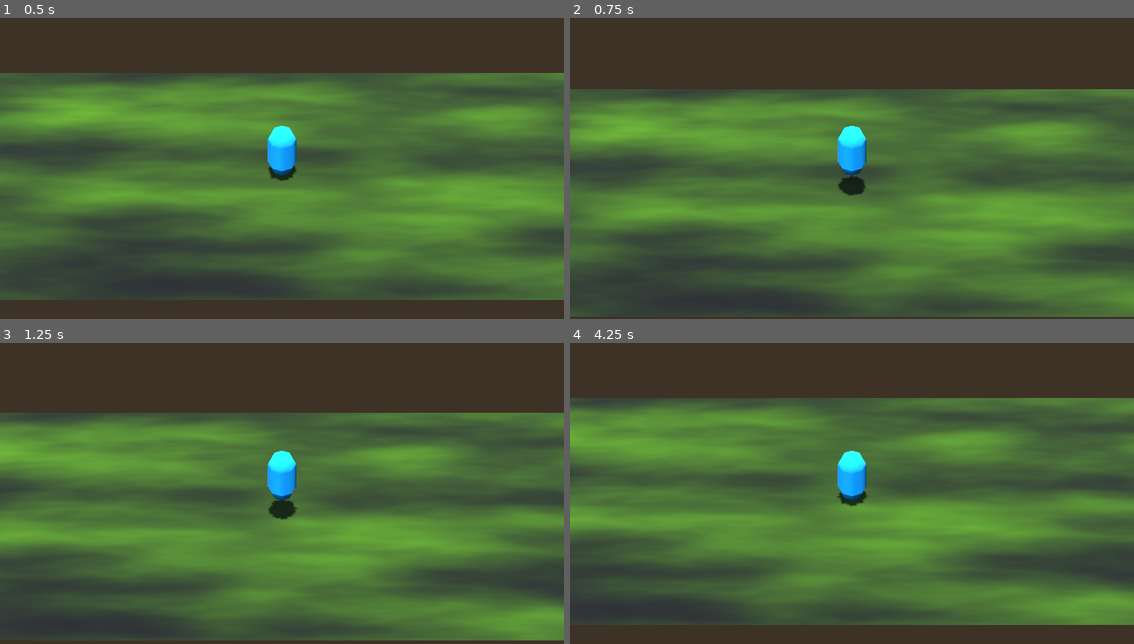
Above: before the commit, frames 1-4 (two rows, left to right).
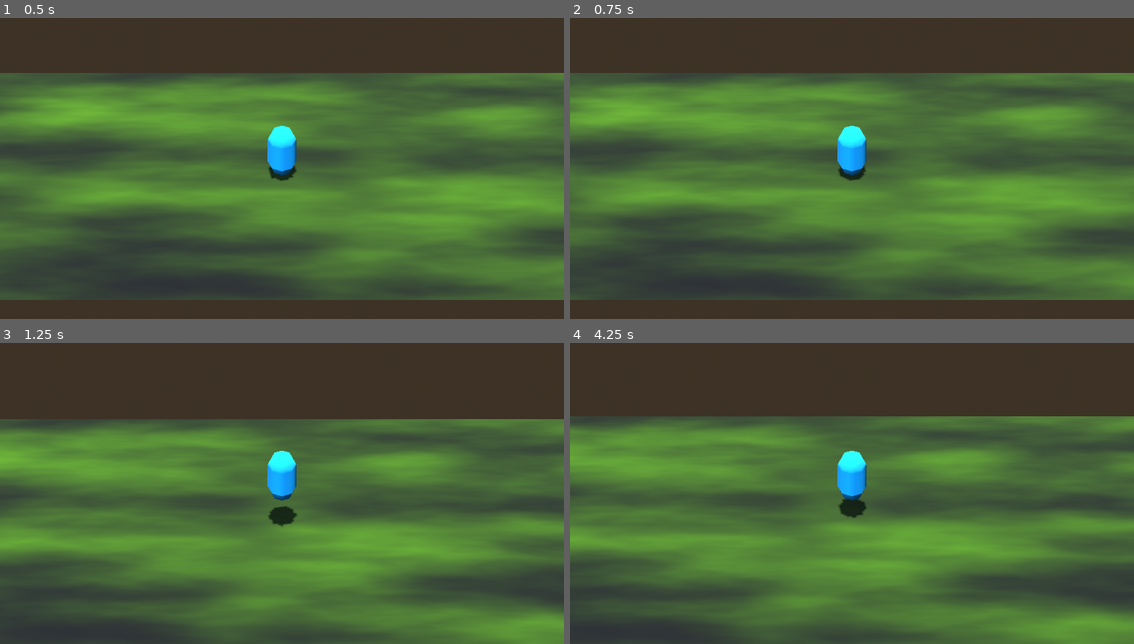
Above: after the commit, the same moments.

Repository: samthesoup/Com-419-Project
Game: Godot game, scene res://main.tscn
Same seed, same stepped clock (60 frames per second), same inputs: the game is played once before the commit and once after it.
Inputs:
- Up to frame 1 (0.5 s): no input
- Up to frame 2 (0.75 s): tap Enter (ui_accept) at 0.5, 0.6 s; hold Right (ui_right) from 0.53 s (still down)
- Up to frame 3 (1.25 s): keep holding Right (ui_right); tap Z (in_jump) at 0.77, 0.8, 1.07 s
- Up to frame 4 (4.25 s): release Right (ui_right) at 1.28 s; hold Down (ui_down) 1.28-2.03 s; tap Z (in_jump) at 1.35, 1.52, 1.82, 2.3, 3.02, 3.32, 3.6, 3.77, 4.07 s; tap Enter (ui_accept) at 1.55, 2.1, 2.85 s; hold Right (ui_right) 2.03-2.78 s; hold Up (ui_up) 2.78-3.53 s; hold Left (ui_left) from 3.53 s (still down)

Frame 1 is identical in both runs. In frame 2, 35% of the frame differs, in the area x 0-100%, y 18-100%; in frame 3, 10%; in frame 4, 41%.

Commit message:
improved player physics

Diff:
--- a/player.gd
+++ b/player.gd
@@ -11,7 +11,7 @@
 		velocity += get_gravity() * delta
 
 	# Handle jump.
-	if Input.is_action_just_pressed("ui_accept") and is_on_floor():
+	if Input.is_action_just_pressed("in_jump") and is_on_floor():
 		velocity.y = JUMP_VELOCITY
 
 	# Get the input direction and handle the movement/deceleration.
@@ -19,10 +19,14 @@
 	var input_dir := Input.get_vector("ui_left", "ui_right", "ui_up", "ui_down")
 	var direction := (transform.basis * Vector3(input_dir.x, 0, input_dir.y)).normalized()
 	if direction:
-		velocity.x = direction.x * SPEED
-		velocity.z = direction.z * SPEED
+		if !is_on_floor():
+			velocity.x = move_toward(velocity.x, direction.x*SPEED, SPEED*0.1)
+			velocity.z = move_toward(velocity.z, direction.z*SPEED, SPEED*0.1)
+		else:
+			velocity.x = direction.x*SPEED
+			velocity.z = direction.z*SPEED
 	else:
-		velocity.x = move_toward(velocity.x, 0, SPEED)
-		velocity.z = move_toward(velocity.z, 0, SPEED)
+		velocity.x 		= move_toward(velocity.x, 0, SPEED*0.1)
+		velocity.z = move_toward(velocity.z, 0, SPEED*0.1)
 
 	move_and_slide()
